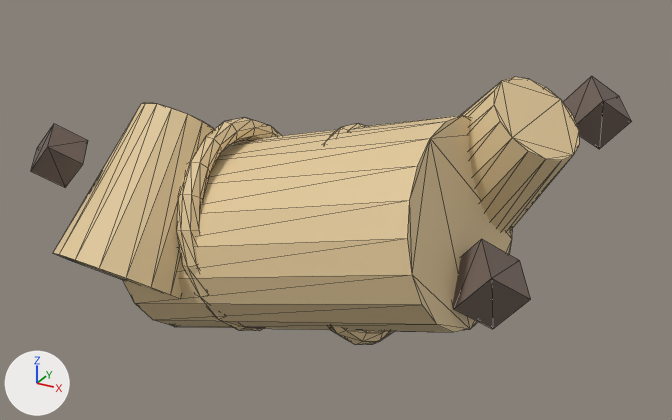
The glTF model public/assets/models/items/jahe.glb, before and after one commit.
Before and after are seen from a camera (50 mm lens) standing at (0.716, -1.239, 0.821) and looking at (0.033, 0.003, 0.2). Every picture has the same lights, and +X, +Y and +Z are marked at lower left. The picture after the commit comes second. Mesh edges are drawn as thin lines. Where no turn or scale is listed for an object, it has been applied to the vertices. Vertices at exactly the same position are counted once.
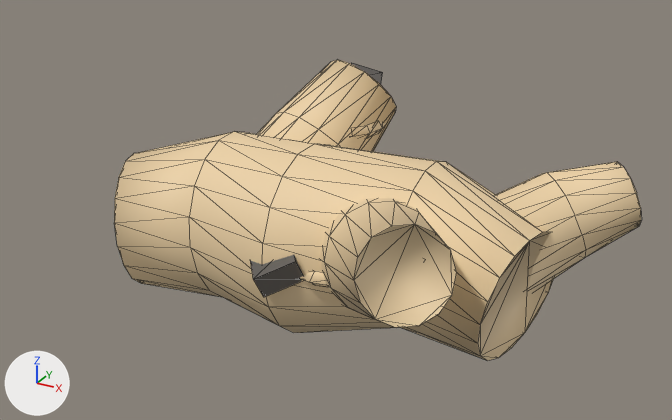
Where the newer file only moved an object's origin or applied its transform, the numbers keep the older frame.

Boxes [x1, y1, x2, y2] around the edits, measured in the pictures (672 x 420 px):
'Cylinder', deleted (beige)
    before: [123, 115, 512, 332]
'RimpangIndukJahe', added (beige)
    after: [114, 131, 553, 360]
'Cone.001', deleted (beige)
    before: [53, 102, 215, 299]
'JariJahe_2', added (beige)
    after: [319, 198, 456, 328]
'Cone', deleted (beige)
    before: [461, 77, 579, 232]
'JariJahe_3', added (beige)
    after: [496, 162, 641, 290]
'JariJahe_1', added (beige)
    after: [257, 60, 396, 152]
'Cube.002', reshaped
    before: [453, 239, 531, 329]
    after: [250, 255, 304, 297]
'Torus.001', deleted (beige)
    before: [176, 117, 282, 331]
'Cube', reshaped (mostly hidden afterwards)
    before: [563, 76, 632, 149]
    after: [351, 63, 383, 85]
'Cube.001', reshaped (not visible afterwards)
    before: [31, 124, 88, 187]
'Torus', deleted (mostly hidden)
    before: [326, 123, 394, 345]
'RuasJahe.002', added
    after: [352, 122, 387, 137]
'RuasJahe.001', added
    after: [300, 271, 328, 287]

The change, as a list of edits to the scene's bpy script:
```text
Change me_cube:
    remove me_cube.from_pydata(...)  # 8 vertices, 12 faces; spans x -0.0603..0.0603, y -0.0523..0.0523, z -0.0576..0.0576
    add me_cube.from_pydata(...)  # 8 vertices, 12 faces; spans x -0.46..-0.38, y -0.0585..0.0185, z -0.0314..0.0314
    me_cube part 1
    me_cube.vertices[0].co: (-0.0248, -0.0523, -0.0181) -> (-0.443, -0.0522, -0.0136)
    me_cube.vertices[1].co: (0.0201, -0.0451, 0.0351) -> (-0.4303, -0.0585, 0.0128)  # pixel (603, 100) -> not seen
    me_cube.vertices[2].co: (-0.0603, 0.0037, 0.0044) -> (-0.46, -0.009, 0.005)
    me_cube.vertices[3].co: (-0.0154, 0.0108, 0.0576) -> (-0.4473, -0.0153, 0.0314)  # pixel (591, 75) -> pixel (351, 62)
    me_cube.vertices[4].co: (0.0154, -0.0108, -0.0576) -> (-0.3927, -0.0247, -0.0314)  # pixel (599, 149) -> not seen
    me_cube.vertices[5].co: (0.0603, -0.0037, -0.0044) -> (-0.38, -0.031, -0.005)  # pixel (631, 121) -> not seen
    me_cube.vertices[6].co: (-0.0201, 0.0451, -0.0351) -> (-0.4097, 0.0185, -0.0128)
    me_cube.vertices[7].co: (0.0248, 0.0523, 0.0181) -> (-0.397, 0.0122, 0.0136)  # pixel (619, 96) -> pixel (382, 72)
Change me_cube_001:
    remove me_cube_001.from_pydata(...)  # 8 vertices, 12 faces; spans x -0.0517..0.0517, y -0.0448..0.0448, z -0.0494..0.0494
    add me_cube_001.from_pydata(...)  # 8 vertices, 12 faces; spans x 0.5728..0.6472, y -0.0373..0.0373, z -0.0623..0.0023
    me_cube_001 part 2
    me_cube_001.vertices[0].co: (-0.0213, -0.0448, -0.0155) -> (0.5925, -0.0373, -0.0228)  # pixel (30, 171) -> not seen
    me_cube_001.vertices[1].co: (0.0172, -0.0387, 0.0301) -> (0.6042, -0.0259, 0.0023)  # pixel (47, 146) -> not seen
    me_cube_001.vertices[2].co: (-0.0517, 0.0032, 0.0038) -> (0.5728, 0.0172, -0.0384)  # pixel (37, 147) -> not seen
    me_cube_001.vertices[3].co: (-0.0132, 0.0093, 0.0494) -> (0.5845, 0.0286, -0.0132)  # pixel (54, 123) -> not seen
    me_cube_001.vertices[4].co: (0.0132, -0.0093, -0.0494) -> (0.6355, -0.0286, -0.0468)  # pixel (65, 187) -> not seen
    me_cube_001.vertices[5].co: (0.0517, -0.0032, -0.0038) -> (0.6472, -0.0172, -0.0216)  # pixel (83, 164) -> pixel (425, 259)
    me_cube_001.vertices[6].co: (-0.0172, 0.0387, -0.0301) -> (0.6158, 0.0259, -0.0623)
    me_cube_001.vertices[7].co: (0.0213, 0.0448, 0.0155) -> (0.6275, 0.0373, -0.0372)  # pixel (88, 140) -> not seen
Change me_cube_002:
    remove me_cube_002.from_pydata(...)  # 8 vertices, 12 faces; spans x -0.069..0.069, y -0.0597..0.0597, z -0.0658..0.0658
    add me_cube_002.from_pydata(...)  # 8 vertices, 12 faces; spans x -0.3461..-0.2539, y -0.1549..-0.0651, z -0.0363..0.0363
    me_cube_002 part 3
    me_cube_002.vertices[0].co: (-0.0284, -0.0597, -0.0207) -> (-0.3071, -0.1397, -0.0363)  # pixel (453, 309) -> pixel (263, 297)
    me_cube_002.vertices[1].co: (0.023, -0.0516, 0.0401) -> (-0.3152, -0.1549, -0.0002)  # pixel (491, 278) -> pixel (253, 279)
    me_cube_002.vertices[2].co: (-0.069, 0.0042, 0.005) -> (-0.338, -0.1015, -0.0271)
    me_cube_002.vertices[3].co: (-0.0176, 0.0124, 0.0658) -> (-0.3461, -0.1167, 0.009)  # pixel (481, 238) -> pixel (250, 259)
    me_cube_002.vertices[4].co: (0.0176, -0.0124, -0.0658) -> (-0.2539, -0.1033, -0.009)  # pixel (492, 329) -> pixel (305, 279)
    me_cube_002.vertices[5].co: (0.069, -0.0042, -0.005) -> (-0.262, -0.1185, 0.0271)  # pixel (530, 299) -> pixel (295, 261)
    me_cube_002.vertices[6].co: (-0.023, 0.0516, -0.0401) -> (-0.2848, -0.0651, 0.0002)
    me_cube_002.vertices[7].co: (0.0284, 0.0597, 0.0207) -> (-0.2929, -0.0803, 0.0363)  # pixel (519, 260) -> not seen
Remove ob_cylinder:
    ob_cylinder = bpy.data.objects.new('Cylinder', me_cylinder)
Remove ob_cone:
    ob_cone = bpy.data.objects.new('Cone', me_cone)
Remove ob_cone_001:
    ob_cone_001 = bpy.data.objects.new('Cone.001', me_cone_001)
Remove ob_torus:
    ob_torus = bpy.data.objects.new('Torus', me_torus)
Remove ob_torus_001:
    ob_torus_001 = bpy.data.objects.new('Torus.001', me_torus_001)
Add ob_ruasjahe_002:
    ob_ruasjahe_002 = bpy.data.objects.new('RuasJahe.002', me_ruasjahe_002)  # 48 vertices, 64 faces; spans x -0.09..0.09, y -0.09..0.09, z -0.012..0.012; in mat_kulitjaheemprit (beige #ecd1a6)
    ob_ruasjahe_002.location = (-0.06, 0.18, 0.29)
Add ob_ruasjahe_001:
    ob_ruasjahe_001 = bpy.data.objects.new('RuasJahe.001', me_ruasjahe_001)  # 48 vertices, 64 faces; spans x -0.164..0.164, y -0.164..0.164, z -0.012..0.012; in mat_kulitjaheemprit (beige #ecd1a6)
    ob_ruasjahe_001.location = (0.08, 0.0, 0.155)
Add ob_jarijahe_3:
    ob_jarijahe_3 = bpy.data.objects.new('JariJahe_3', me_jarijahe_3)  # 42 vertices, 80 faces; spans x 0.194..0.495, y -0.054..0.224, z 0.062..0.301; in mat_kulitjaheemprit (beige #ecd1a6)
    ob_jarijahe_3.location = (0.0, 0.0, 0.0)
Add ob_jarijahe_2:
    ob_jarijahe_2 = bpy.data.objects.new('JariJahe_2', me_jarijahe_2)  # 42 vertices, 80 faces; spans x 0.033..0.333, y -0.305..0.04, z 0.061..0.323; in mat_kulitjaheemprit (beige #ecd1a6)
    ob_jarijahe_2.location = (0.0, 0.0, 0.0)
Add ob_jarijahe_1:
    ob_jarijahe_1 = bpy.data.objects.new('JariJahe_1', me_jarijahe_1)  # 42 vertices, 80 faces; spans x -0.224..0.03, y -0.052..0.292, z 0.066..0.396; in mat_kulitjaheemprit (beige #ecd1a6)
    ob_jarijahe_1.location = (0.0, 0.0, 0.0)
Add ob_rimpangindukjahe:
    ob_rimpangindukjahe = bpy.data.objects.new('RimpangIndukJahe', me_rimpangindukjahe)  # 90 vertices, 176 faces; spans x -0.392..0.389, y -0.18..0.17, z -0.007..0.307; in mat_kulitjaheemprit (beige #ecd1a6)
    ob_rimpangindukjahe.location = (0.0, 0.0, 0.0)
```
